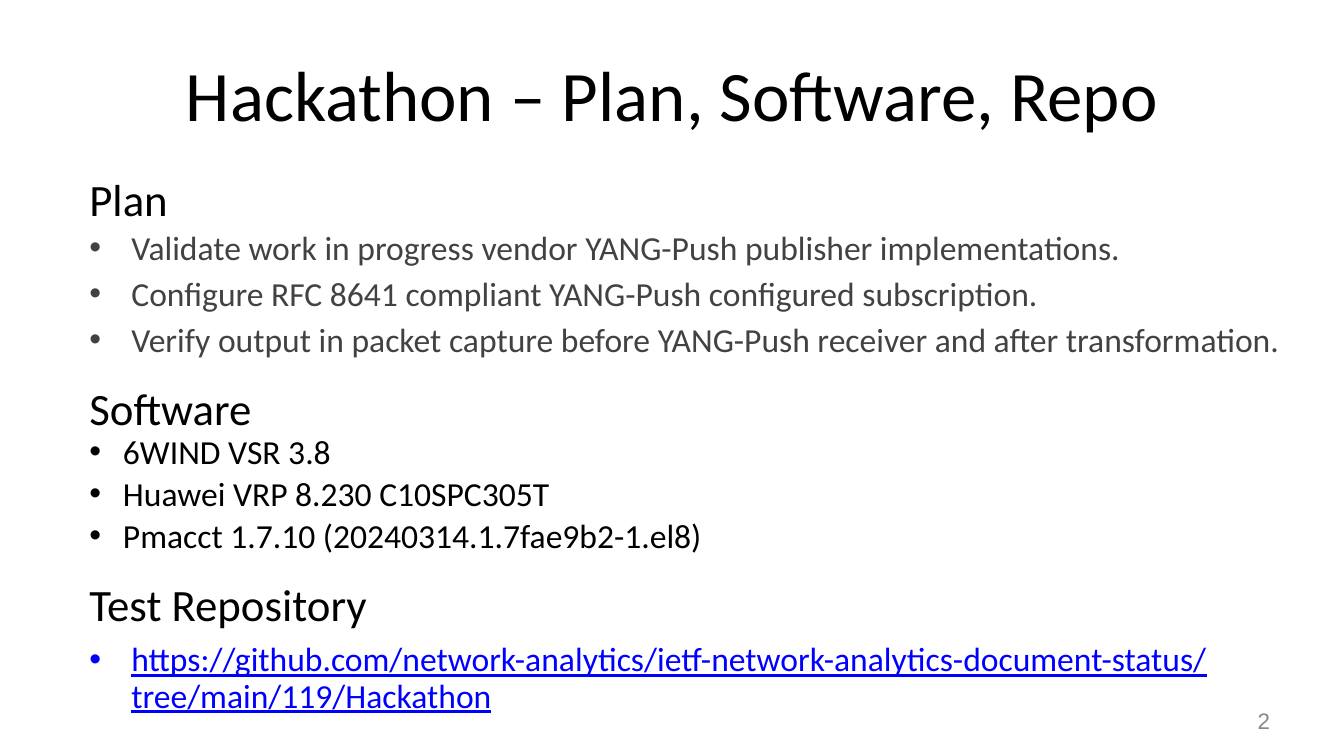
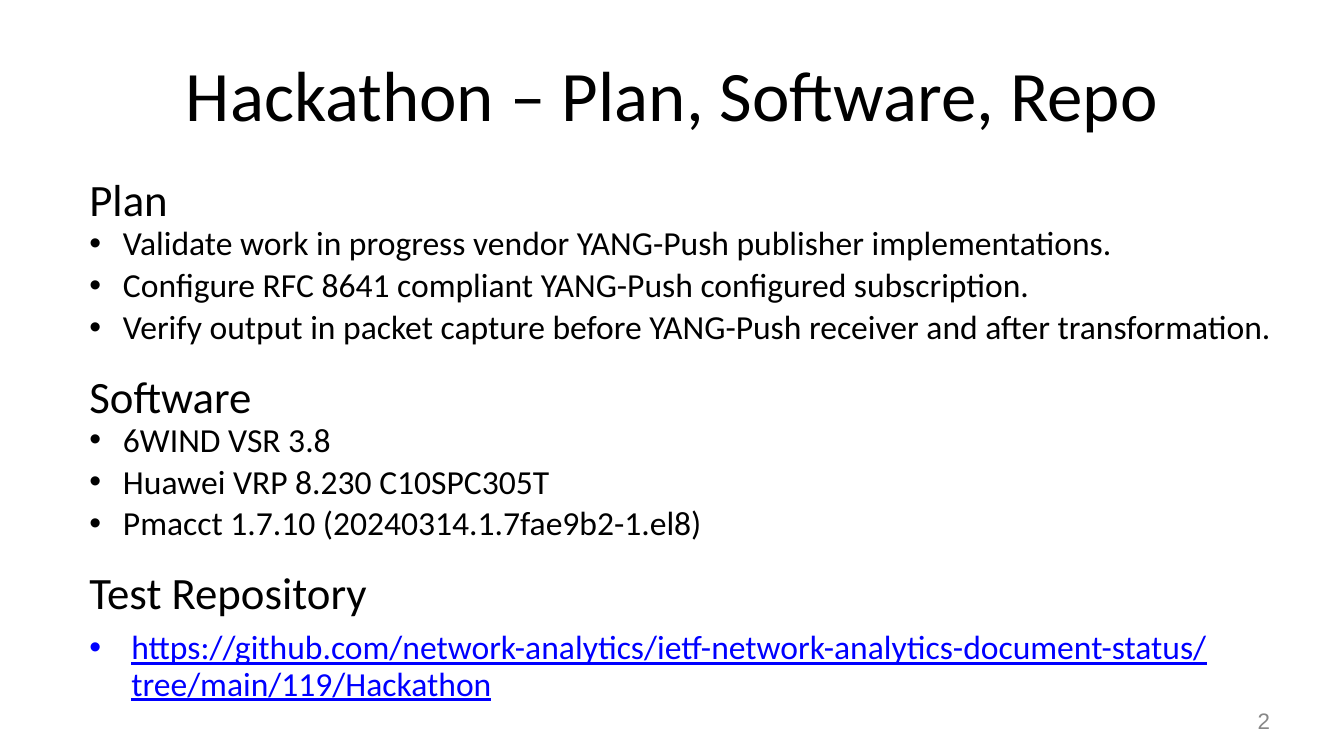
Before and after one commit to network-analytics/ietf-network-analytics-document-status, a slide deck: slide 2 of 119/Hackathon/ietf-119-hackathon-validate-yang-push-publisher.pptx. Drawn at 1344x756 pixels with LibreOffice and Linux fonts; fonts in the diff are those of the drawing. Boxes give left, top, right and bottom in pixels: in the first picture for what was removed or moved away, otherwise in the second. Text is boxed around its words. In the diff, an @@ line names an element or a change of style, - is before the commit and + after.

Commit message:
ietf 119 hackathon update

```diff
--- a/119/Hackathon/ietf-119-hackathon-validate-yang-push-publisher.pptx
+++ b/119/Hackathon/ietf-119-hackathon-validate-yang-push-publisher.pptx
@@ text at bbox=[123, 231, 1271, 345]: text colour #424242 to #000000 in "Validate work in progress vendor YANG-Push publisher ...", "Configure RFC 8641 compliant YANG-Push configured subscripti ...", "Verify output in packet capture before YANG-Push ..."; indent changed; line spacing 1 to 0.9 @@
```
Also in this commit, not shown: 1 other slide changed, 1 slide added, 3 other files.
